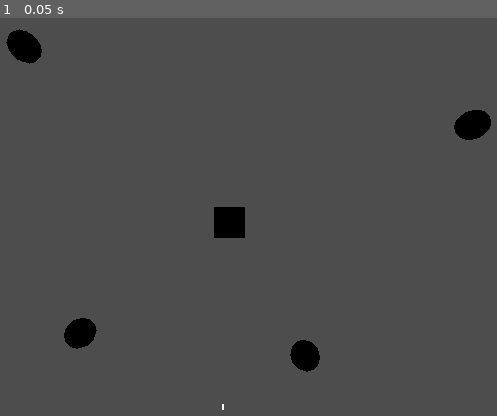
Above: before the commit, frame 1.
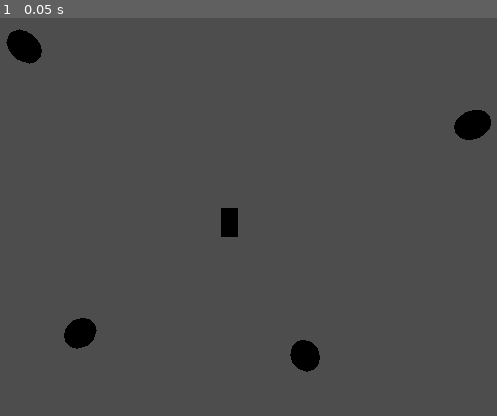
Above: after the commit, the same moment.

Repository: Kazuo256/mothership
Game: Godot game, scene res://main.tscn
Same seed, same stepped clock (60 frames per second), same inputs: the game is played once before the commit and once after it.
Inputs:
- Up to frame 1 (0.05 s): no input

The runs differ from the first frame. In frame 1, 0.2% of the frame differs, in the area x 43-50%, y 47-99%.

Commit message:
Add basic alternate shooting

Diff:
--- a/space/entity/player_ship/player_ship.gd
+++ b/space/entity/player_ship/player_ship.gd
@@ -2,3 +2,9 @@
 
 func debug() -> Debug:
 	return $Debug
+
+func _physics_process(_delta):
+	if Input.is_action_pressed("ui_accept"):
+		$GunLeft.shoot()
+		$GunRight.shoot()
+	pass
--- a/space/entity/player_ship/player_ship.tscn
+++ b/space/entity/player_ship/player_ship.tscn
@@ -6,7 +6,9 @@
 [ext_resource type="Script" path="res://space/entity/property/rotation.gd" id="3_hg64s"]
 [ext_resource type="Script" path="res://space/entity/property/steering.gd" id="5_0e0hq"]
 [ext_resource type="Script" path="res://space/entity/property/thruster.gd" id="5_u8lq3"]
+[ext_resource type="Script" path="res://space/entity/property/gun.gd" id="7_24fct"]
 [ext_resource type="Script" path="res://space/entity/property/debug.gd" id="7_narnh"]
+[ext_resource type="PackedScene" uid="uid://koo2rhuv5x7p" path="res://space/entity/projectile/laser/laser.tscn" id="8_a3oto"]
 
 [sub_resource type="StandardMaterial3D" id="StandardMaterial3D_65qxl"]
 albedo_color = Color(0.490196, 0.490196, 0.490196, 1)
@@ -14,6 +16,7 @@
 
 [sub_resource type="BoxMesh" id="BoxMesh_h3171"]
 material = SubResource("StandardMaterial3D_65qxl")
+size = Vector3(0.6, 0.4, 1)
 
 [node name="PlayerShip" type="CharacterBody3D"]
 motion_mode = 1
@@ -40,6 +43,20 @@
 steer_max = 2.0
 steer_delay = 0.1
 
+[node name="GunLeft" type="Node3D" parent="."]
+transform = Transform3D(1, 0, 0, 0, 1, 0, 0, 0, 1, -0.2, 0, 0)
+script = ExtResource("7_24fct")
+projectile_scn = ExtResource("8_a3oto")
+cooldown_duration = 0.15
+warmup_duration = 0.0
+
+[node name="GunRight" type="Node3D" parent="."]
+transform = Transform3D(1, 0, 0, 0, 1, 0, 0, 0, 1, 0.2, 0, 0)
+script = ExtResource("7_24fct")
+projectile_scn = ExtResource("8_a3oto")
+cooldown_duration = 0.15
+warmup_duration = 0.075
+
 [node name="Debug" type="Label3D" parent="."]
 transform = Transform3D(1, 0, 0, 0, -4.37114e-08, 1, 0, -1, -4.37114e-08, 0, 1.25673, 0)
 text = "debug info"
--- a/space/entity/property/fixed_velocity.gd
+++ b/space/entity/property/fixed_velocity.gd
@@ -3,4 +3,4 @@
 @export var speed := 1.0
 
 func _move() -> Vector3:
-	return OwnerEntity.from(self).transform.basis * Vector3.FORWARD * speed
+	return Vector3.FORWARD * speed
--- /dev/null
+++ b/space/entity/property/gun.gd
@@ -0,0 +1,34 @@
+class_name Gun extends Node3D
+
+signal spawn_requested(node: Node3D)
+
+@export var projectile_scn: PackedScene
+@export var cooldown_duration := 1.0
+@export var warmup_duration := 0.5
+
+var cooldown_timer: SceneTreeTimer
+var warmup_timer: SceneTreeTimer
+var warmup_required := true
+var shooting := false
+
+func shoot():
+	shooting = true
+
+func _physics_process(_delta):
+	if shooting:
+		if cooldown_timer == null and not warmup_required:
+			var projectile := projectile_scn.instantiate() as Node3D
+			projectile.position = global_position
+			projectile.rotation = global_rotation
+			spawn_requested.emit(projectile)
+			cooldown_timer = get_tree().create_timer(cooldown_duration)
+			cooldown_timer.timeout.connect(func(): cooldown_timer = null)
+		elif warmup_required and warmup_timer == null:
+			warmup_timer = get_tree().create_timer(warmup_duration)
+			warmup_timer.timeout.connect(func():
+					warmup_timer = null
+					warmup_required = false
+			)
+		shooting = false
+	else:
+		warmup_required = true
--- /dev/null
+++ b/space/space.gd
@@ -0,0 +1,13 @@
+extends Node3D
+
+func _ready():
+	connect_spawn_signals(self)
+
+func _spawn(node: Node3D):
+	add_child(node)
+	connect_spawn_signals(node)
+
+func connect_spawn_signals(node: Node):
+	if node.has_signal('spawn_requested'):
+		node.connect('spawn_requested', self._spawn)
+	node.get_children().map(connect_spawn_signals)
--- a/space/space.tscn
+++ b/space/space.tscn
@@ -1,10 +1,11 @@
-[gd_scene load_steps=4 format=3 uid="uid://cvrrf61cifiwi"]
+[gd_scene load_steps=4 format=3 uid="uid://cmrd2phqetxr6"]
 
+[ext_resource type="Script" path="res://space/space.gd" id="1_5cuiw"]
 [ext_resource type="PackedScene" uid="uid://jtljxle4w8t5" path="res://space/camera/camera_focus.tscn" id="1_8nnqv"]
 [ext_resource type="PackedScene" uid="uid://bqn5aseil26xe" path="res://space/entity/player_ship/player_ship.tscn" id="2_ibj3n"]
-[ext_resource type="PackedScene" uid="uid://koo2rhuv5x7p" path="res://space/entity/projectile/laser.tscn" id="3_nhuu8"]
 
 [node name="Space" type="Node3D"]
+script = ExtResource("1_5cuiw")
 
 [node name="CameraFocus" parent="." instance=ExtResource("1_8nnqv")]
 
@@ -26,6 +27,3 @@
 
 [node name="CSGSphere3D4" type="CSGSphere3D" parent="."]
 transform = Transform3D(1, 0, 0, 0, 1, 0, 0, 0, 1, -5.08953, -9.53674e-07, 3.77614)
-
-[node name="Laser" parent="." instance=ExtResource("3_nhuu8")]
-transform = Transform3D(1, 0, 0, 0, 1, 0, 0, 0, 1, -0.206336, 0.870434, 7.0003)
Not shown: 1 places in main.tscn that only renumber resources
Not shown: 1 places in space/entity/player_ship/player_ship.tscn that only renumber resources
Not shown: 2 places in space/entity/projectile/laser/laser.tscn that only renumber resources
